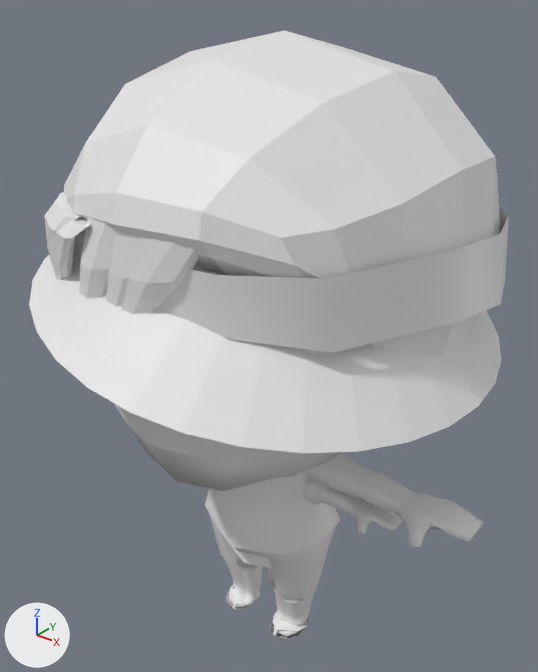
An edit to the FBX model Assets/3D Models/Animasi/Boss 3/boss 3 grab.fbx, drawn before and after from the same camera.
Before and after are seen from a camera (50 mm lens) standing at (1.245, -1.523, 2.049) and looking at (-0.03, 0.071, 1.06). Arrows for +X, +Y and +Z are at lower left; the lights stay in place. Where no turn or scale is listed for an object, it has been applied to the vertices.

Objects in the first picture: 'Base Body', 'Base Body.001', 'Cone', 'baju', 'bando', 'celana', 'rambut', 'rambut kecil', 'sandal'.
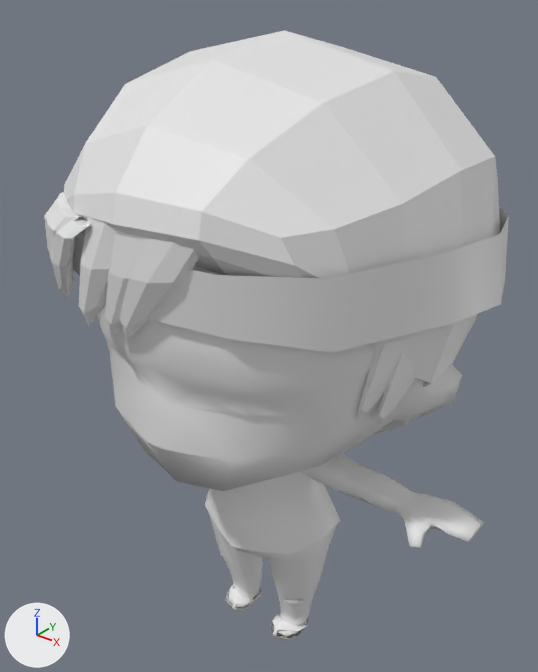
Patch to the scene script:
```diff
--- a/Assets/3D Models/Animasi/Boss 3/boss 3 grab.fbx.py
+++ b/Assets/3D Models/Animasi/Boss 3/boss 3 grab.fbx.py
@@ ob_cone @@
-ob_cone = bpy.data.objects.new('Cone', me_cone)
-ob_cone.location = (0.045, 0.03, 1.311)
@@ ob_base_body @@
-ob_base_body = bpy.data.objects.new('Base Body', me_cube_001)
-ob_base_body.location = (0.0, 0.0, 0.0)
```

Boxes [x1, y1, x2, y2] around the edits, measured in the pictures (538 x 672 px):
'Cone', deleted
    before: [29, 255, 502, 453]
'Base Body', deleted
    before: [231, 470, 403, 621]
'Base Body.001', unchanged, uncovered by the edit
    before: [115, 266, 484, 637]
    after: [97, 266, 484, 637]
